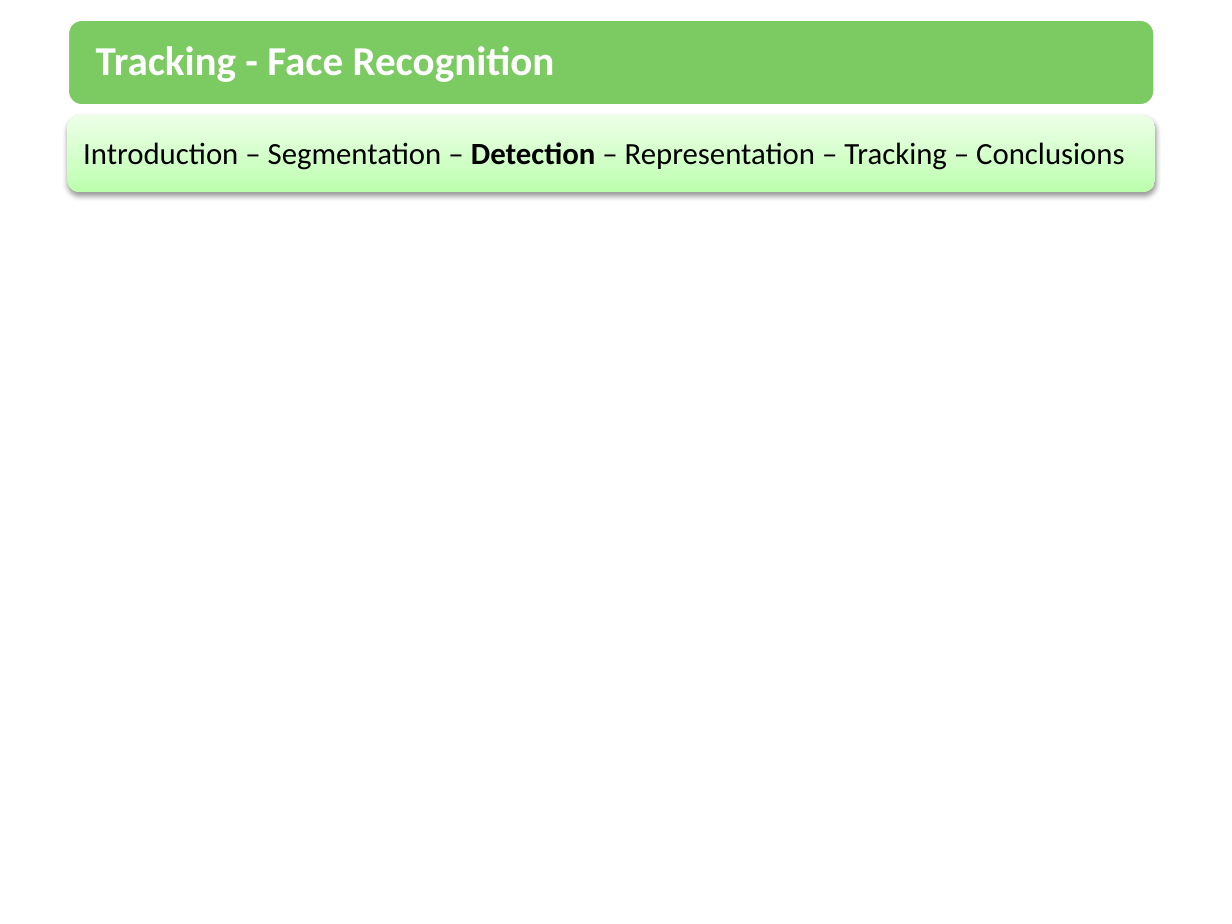
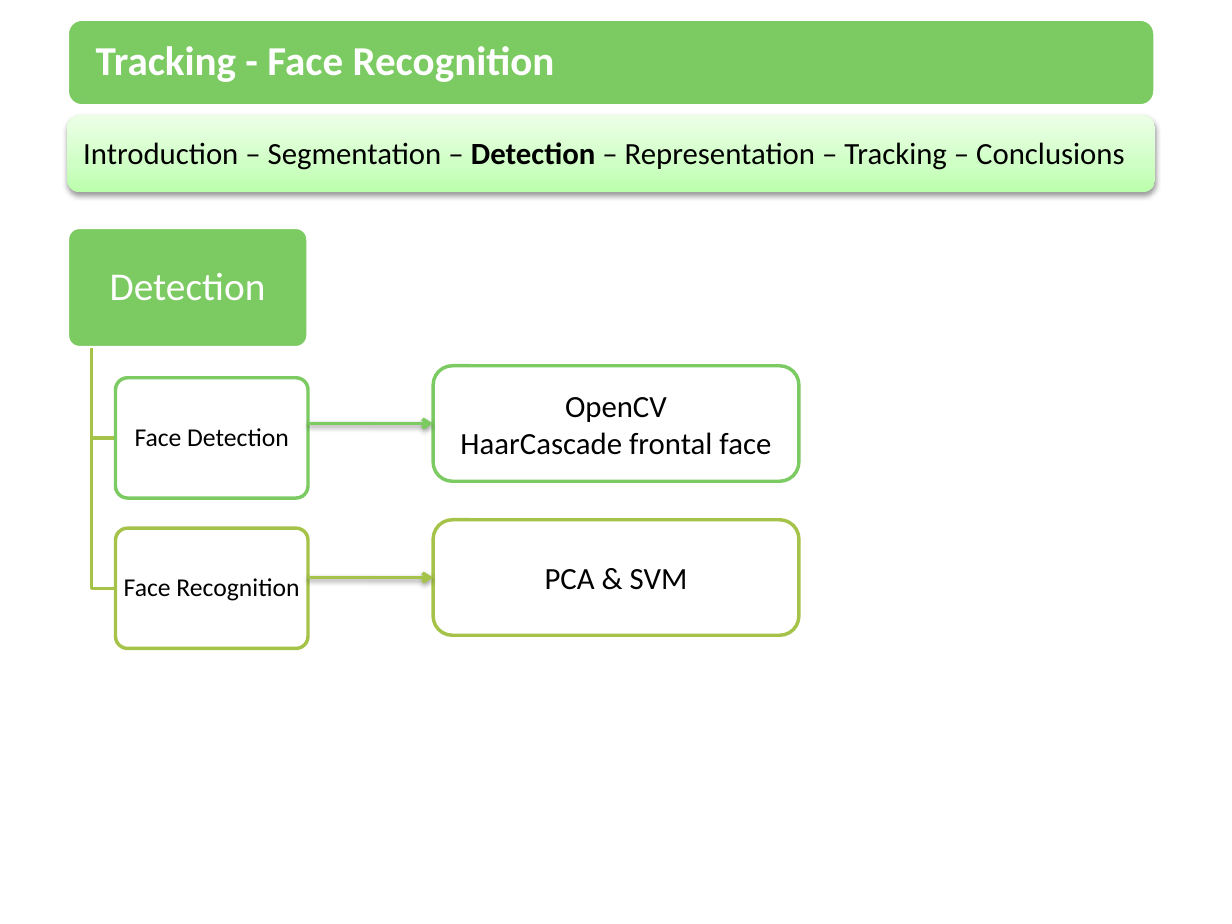
Before and after one commit to amounir86/mcvai-tracking, a slide deck: slide 6 of trunk/Tracking.pptx. Drawn at 1232x924 pixels with LibreOffice and Linux fonts; fonts in the diff are those of the drawing. Boxes give left, top, right and bottom in pixels: in the first picture for what was removed or moved away, otherwise in the second. Text is boxed around its words. In the diff, an @@ line names an element or a change of style, - is before the commit and + after.

```diff
--- a/trunk/Tracking.pptx
+++ b/trunk/Tracking.pptx
@@ rounded rectangle added at box(434, 366, 800, 482), fill #FFFFFF, outline #7CCA62 2 pt, 18 pt, text #000000 @@
+OpenCV
+HaarCascade frontal face
@@ elbow arrow added from (308, 424) to (434, 424), #7CCA62 2 pt @@
@@ rounded rectangle added at box(434, 520, 800, 636), fill #FFFFFF, outline #A5C249 2 pt, 18 pt, text #000000 @@
+PCA & SVM
@@ group added at box(68, 228, 308, 649): 3 rounded rectangles, 3 texts, 2 freeform shapes @@
+Detection
+Face Detection
+Face Recognition
@@ elbow arrow added from (308, 578) to (434, 578), #A5C249 2 pt @@
```
Also in this commit, not shown: 5 other slides changed.
